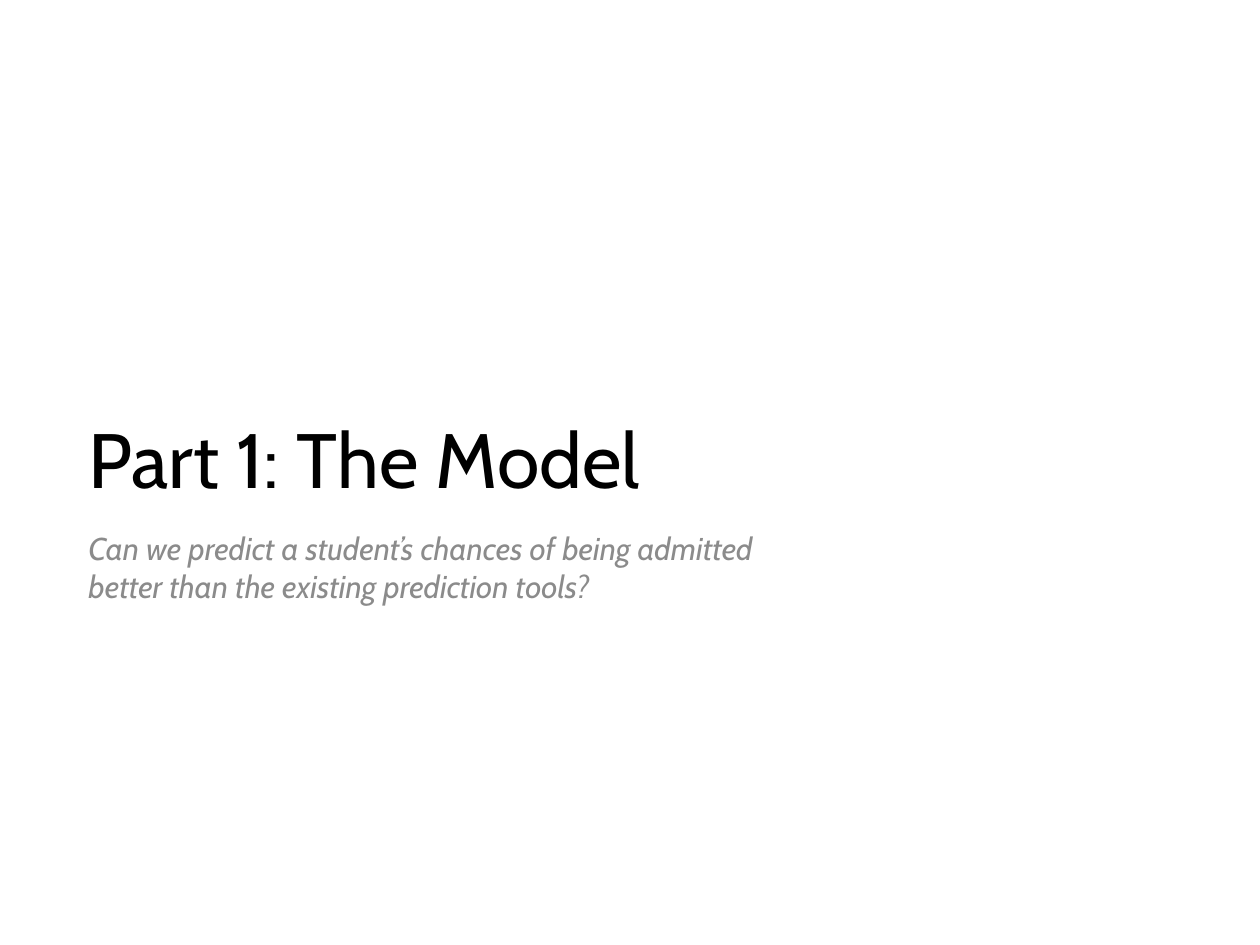
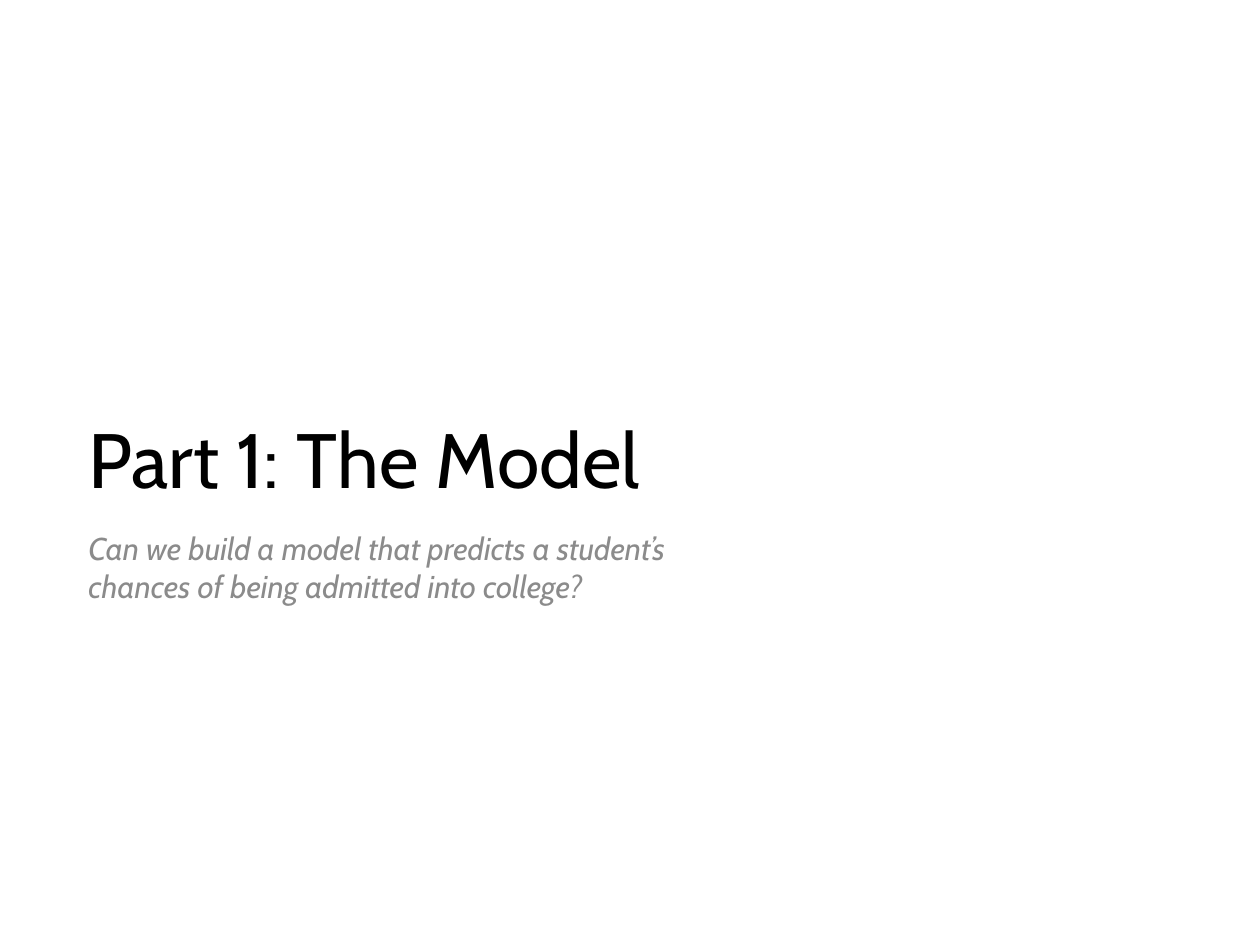
Before and after one commit to yungmsh/mining_the_common_app, a slide deck: slide 3 of presentation/MikeYung_Presentation_v1.pptx. Drawn at 1260x945 pixels with LibreOffice and Linux fonts; fonts in the diff are those of the drawing; background and template pictures are left out. Boxes give left, top, right and bottom in pixels: in the first picture for what was removed or moved away, otherwise in the second. Text is boxed around its words. In the diff, an @@ line names an element or a change of style, - is before the commit and + after.

Commit message:
model updates and presentation updates

```diff
--- a/presentation/MikeYung_Presentation_v1.pptx
+++ b/presentation/MikeYung_Presentation_v1.pptx
@@ subtitle at [88,536,665,605]: text changed @@
-  Can we predict a student’s chances of being admitted better than the existing prediction tools?
+  Can we build a model that predicts a student’s chances of being admitted into college?
```
Also in this commit, not shown: 10 other slides changed, 3 slides added, 1 slide removed, 5 other files.
